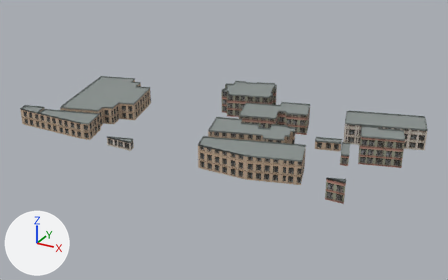
The glTF model Assets/Models/BuildingChunks/cheung-sha-wan-buildings-District_3_-38.glb: old version first, new version second.
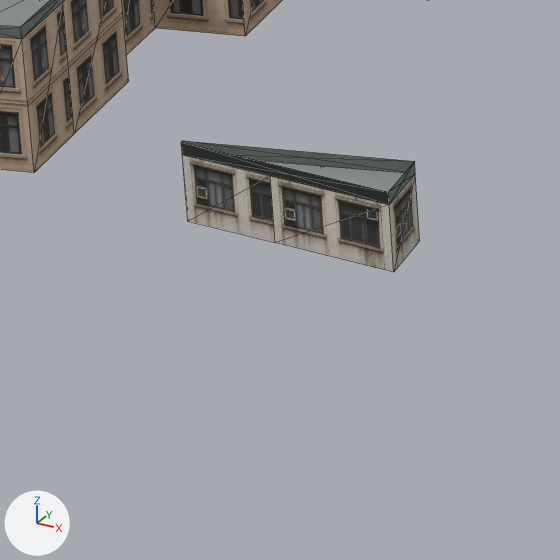
Each version is shown whole from a 50 mm lens placed at (555.8, 4638.8, 93.0), pointed at (450.2, 4830.9, -3.1), then close up on the part from 19% to 33% of the width and 43% to 66% of the height. Lighting does not change. The marker at lower left points along +X, +Y and +Z. The older version's two pictures come first. The close-ups show mesh edges as thin lines. Objects named as collision shapes, trigger or cutter boxes, shadow casters or lower levels of detail are left out. Vertices at exactly the same position are counted once.

The first close-up shows 'District_3_-38'.
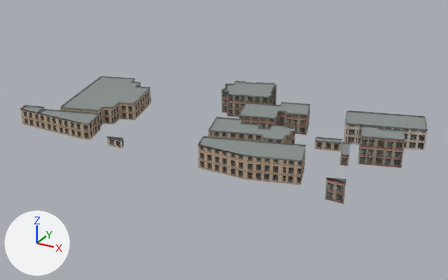
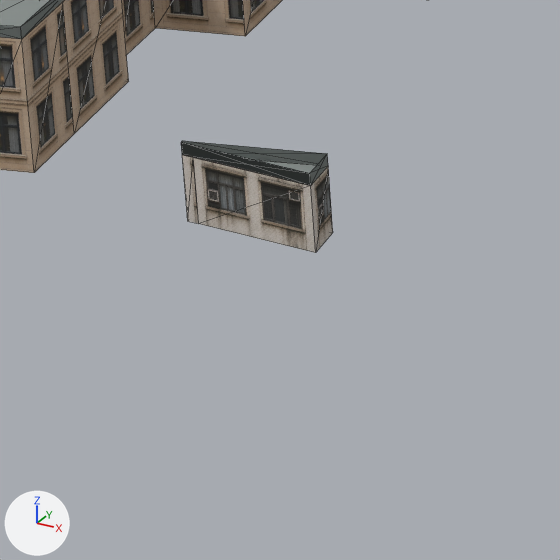
Boxes (x1, y1, x2, y2) around the edits, measured in the close-ups (560 x 560 px; the box of a moved part takes in the faces that stretch with it):
```json
{"object": "District_3_-38", "change": "reshaped", "before": [0, 0, 420, 272], "after": [0, 0, 333, 253]}
{"part": 1, "of": "me_district_3__38", "change": "moved or reshaped", "before": [181, 141, 420, 272], "after": [181, 141, 333, 253]}
```

Edits to the scene script, one JSON object a line:
```json
{"block": "me_district_3__38", "where": "me_district_3__38.from_pydata(...)  # 671 vertices, 1275 faces; spans x -8.8..137.1, y -64.0..3.8, z 0.0..10.6"}
{"block": "me_district_3__38", "where": "# used by ob_district_3__38; location = (384.0, 4864.0, 0.0)"}
{"block": "me_district_3__38", "where": "# before: 411 (44.2, -61.0, 0.0) at pixel (419, 240), 412 (44.2, -61.0, 3.0) at pixel (415, 173), 413 (45.1, -64.0, 0.0) at pixel (393, 272), 414 (45.1, -64.0, 3.0) at pixel (389, 204), 415 (39.1, -64.0, 0.0) at pixel (275, 242)"}
{"block": "me_district_3__38", "where": "# before: 416 (39.1, -64.0, 3.0) at pixel (270, 175), 665 (44.2, -61.0, 3.5) at pixel (414, 161), 666 (45.1, -64.0, 3.5) at pixel (388, 192)"}
{"block": "me_district_3__38", "change": "me_district_3__38 part 1"}
{"op": "add", "block": "me_district_3__38", "code": "for i in [*range(413, 417), 666]: me_district_3__38.vertices[i].co += Vector((-3.9, 0.0, 0.0))"}
{"op": "add", "block": "me_district_3__38", "code": "for i in [411, 412, 665]: me_district_3__38.vertices[i].co += Vector((-3.6, -1.1, 0.0))"}
```
